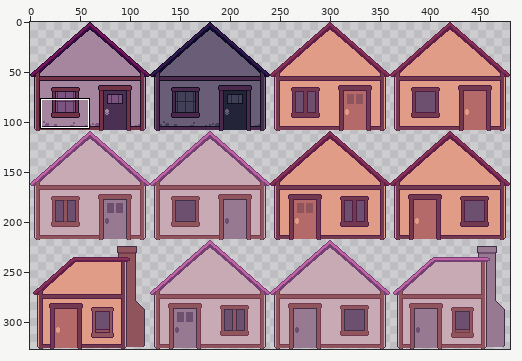
Sprite sheet -- LucyGamejam/data/HousesSpriteSheet.png. The picture above shows the old version from afar; the outline marks the close-up.
Close-up. First the earlier version:
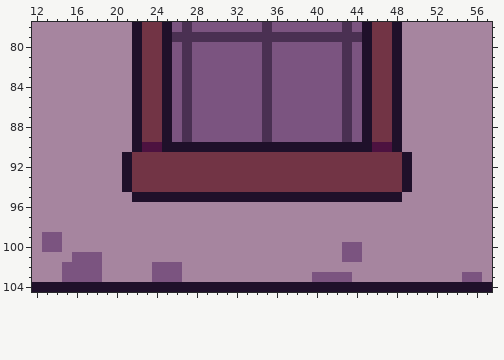
The file is 480x327 pixels. Colours within 5 levels of each other are drawn and written as one. Shown: x 12..57, y 78..104.
Once edited:
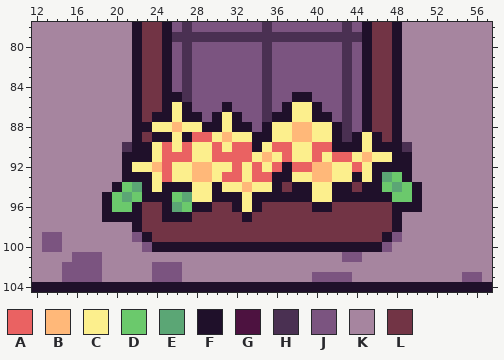
Palette (. is transparent): A #ea6262  B #ffb879  C #fcef8d  D #6bc96c  E #5ba675  F #1f102a  G #4d1240  H #4a3052  J #7b5480  K #a6859f  L #723445
What changed:
y 85: x 26 J -> F; x 38..39 JJ -> FF
y 86: x 26..27 JH -> CF; x 31 J -> F; x 37..40 JJJJ -> FCCF
y 87: x 24 L -> F; x 26..28 JHJ -> CFF; x 30..32 JJJ -> FCF; x 36..41 JJJJJJ -> FFCCFF
y 88: x 23..33 LLFJHJJJJJJ -> FCCBCCFFCFF; x 35..42 HJJJJJJJ -> FCCBBCCF
y 89: x 24 L -> F; x 26..42 JHJJJJJJJHJJJJJJJ -> CFAACBCCFFCCBBCCF; x 44..46 JFL -> FCF
y 90: x 21 K -> H; x 23..33 GGFFFFFFFFF -> FCACACCACAA; x 35..41 FFFFFFF -> CAACCAA; x 45..47 FGG -> CFF; x 49 K -> H
y 91: x 22..48 LLLLLLLLLLLLLLLLLLLLLLLLLLL -> FFCAAACCAAAACBCACCACAACBCCF
y 92: x 22..48 LLLLLLLLLLLLLLLLLLLLLLLLLLL -> CCBACCBBCCACACAFAABBCCACFFF
y 93: x 22..48 LLLLLLLLLLLLLLLLLLLLLLLLLLL -> FFCACCBBCAACAAFFCCBBCCFCFED
y 94: x 20..36 KFLLLLLLLLLLLLLLL -> FDEFCFFFCCFCCBCCF; x 38..43 LLLLLL -> FFCCFF; x 45..50 LLLLFK -> FFDEDF
y 95: x 19..22 KKKF -> FDED; x 26..29 FFFF -> DECC; x 33 F -> C; x 40..41 FF -> CC; x 48..50 FKK -> DDF
y 96: x 19..50 KKKKKKKKKKKKKKKKKKKKKKKKKKKKKKKK -> FDDFLLFEDFFLLFCFLLLLLFFLLLLLLFFF
y 97: x 19..48 KKKKKKKKKKKKKKKKKKKKKKKKKKKKKK -> FFFFLLFFFLLLLLFLLLLLLLLLLLLLLF
y 98: x 22..48 KKKKKKKKKKKKKKKKKKKKKKKKKKK -> FLLLLLLLLLLLLLLLLLLLLLLLLLF
y 99: x 22..48 KKKKKKKKKKKKKKKKKKKKKKKKKKK -> JFLLLLLLLLLLLLLLLLLLLLLLLFJ
y 100: x 23..47 KKKKKKKKKKKKKKKKKKKKJJKKK -> JFFFFFFFFFFFFFFFFFFFFFFFJ
Where, in picture pixels (left, top, right, bottom), the same in both close-ups:
changed: (102, 92, 422, 252)
